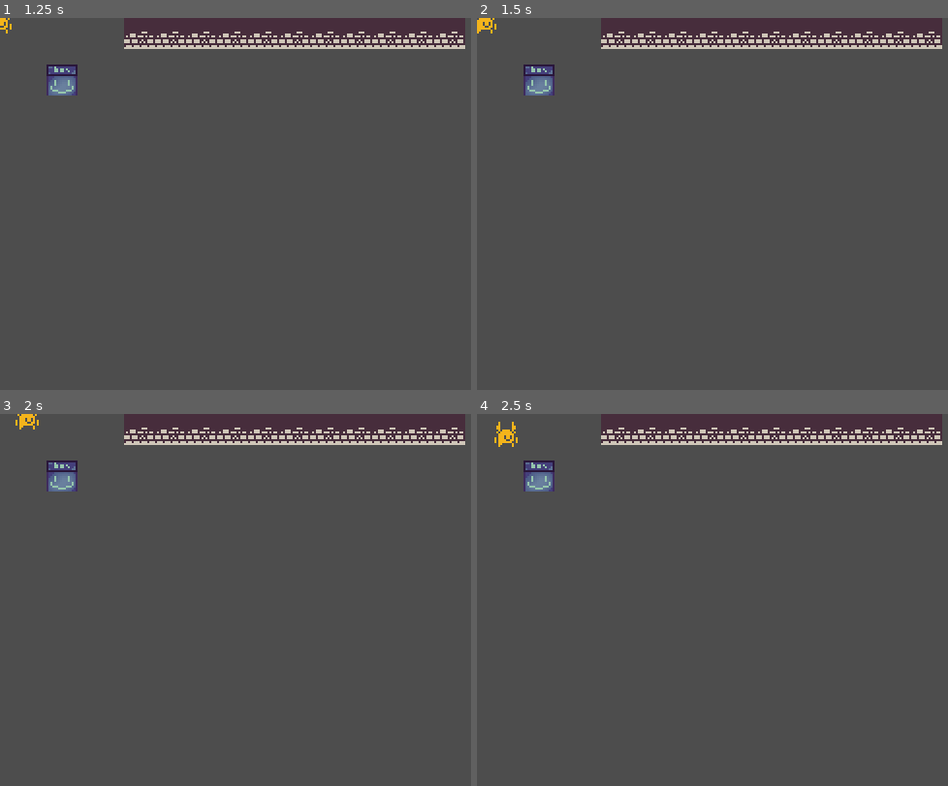
Above: before the commit, frames 1-4 (two rows, left to right).
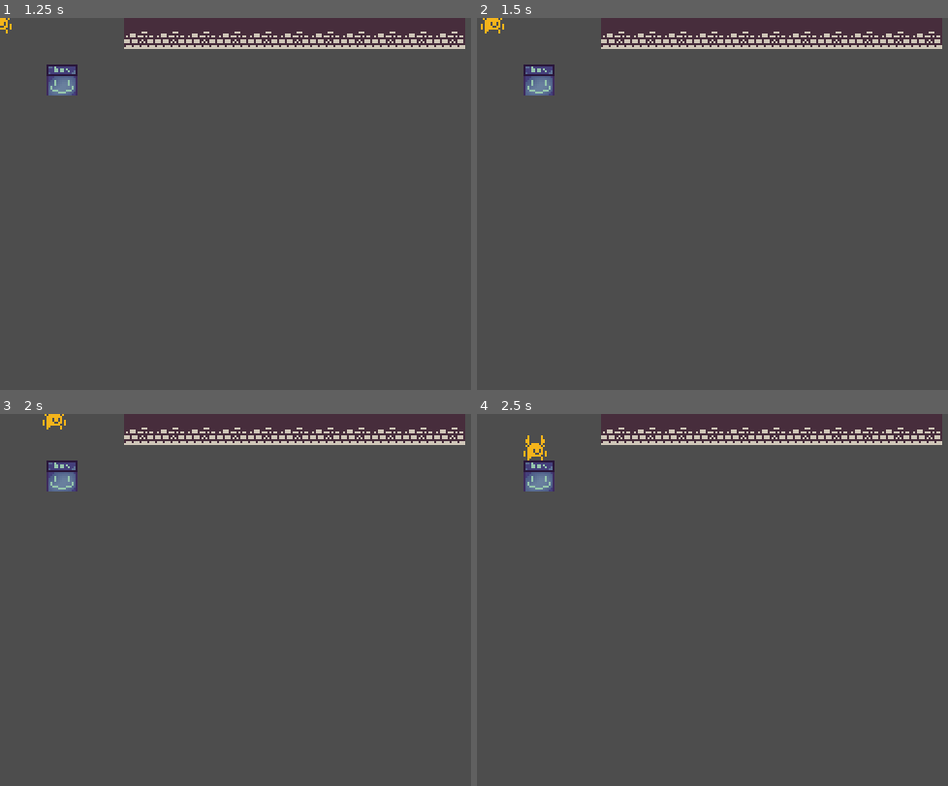
Above: after the commit, the same moments.

Repository: error-27/gmtk2024
Game: Godot game, scene res://scenes/start_screen.tscn
Same seed, same stepped clock (60 frames per second), same inputs: the game is played once before the commit and once after it.
Inputs:
- Up to frame 1 (1.25 s): click "Start" at 0.5 s
- Up to frame 2 (1.5 s): tap Enter at 1.25 s; hold D (move_right) from 1.28 s (still down)
- Up to frame 3 (2 s): keep holding D (move_right)
- Up to frame 4 (2.5 s): release D (move_right) at 2.03 s; hold S (move_down) from 2.03 s (still down)

Frame 1 is identical in both runs. In frame 2, 0.1% of the frame differs, in the area x 0-6%, y 0-5%; in frame 3, 0.2%; in frame 4, 0.3%, in the area x 3-15%, y 2-13%.

Commit message:
add embiggify and ensmallify funcs

Diff:
--- a/scenes/player/player.tscn
+++ b/scenes/player/player.tscn
@@ -8,14 +8,16 @@
 
 [sub_resource type="AtlasTexture" id="AtlasTexture_mrlii"]
 atlas = ExtResource("2_76r41")
-region = Rect2(287.702, 128.107, 16.2157, 16.4859)
+region = Rect2(288, 128, 16, 16)
 
 [node name="Player" type="CharacterBody2D"]
 script = ExtResource("1_n8q68")
+big_speed = 40
+small_speed = 20
 
 [node name="CollisionShape2D" type="CollisionShape2D" parent="."]
 shape = SubResource("RectangleShape2D_gf7f5")
 
 [node name="Sprite2D" type="Sprite2D" parent="."]
-scale = Vector2(1, 1)
 texture = SubResource("AtlasTexture_mrlii")
+region_rect = Rect2(8, 8, 4, 4)
--- a/scripts/player/player.gd
+++ b/scripts/player/player.gd
@@ -4,6 +4,9 @@
 @export var small_speed: int = 5
 
 var is_small := false
+
+@onready var collider := $CollisionShape2D
+@onready var sprite := $Sprite2D
 
 func _ready() -> void:
 	pass
@@ -15,3 +18,13 @@
 	velocity = Vector2(h_move, v_move) * (small_speed if is_small else big_speed)
 
 	move_and_slide()
+
+func ensmallify() -> void:
+	is_small = true
+	collider.shape.size = Vector2i(4, 4)
+	sprite.region_enabled = true
+
+func enbiggify() -> void:
+	is_small = false
+	collider.shape.size = Vector2i(16, 16)
+	sprite.region_enabled = false
